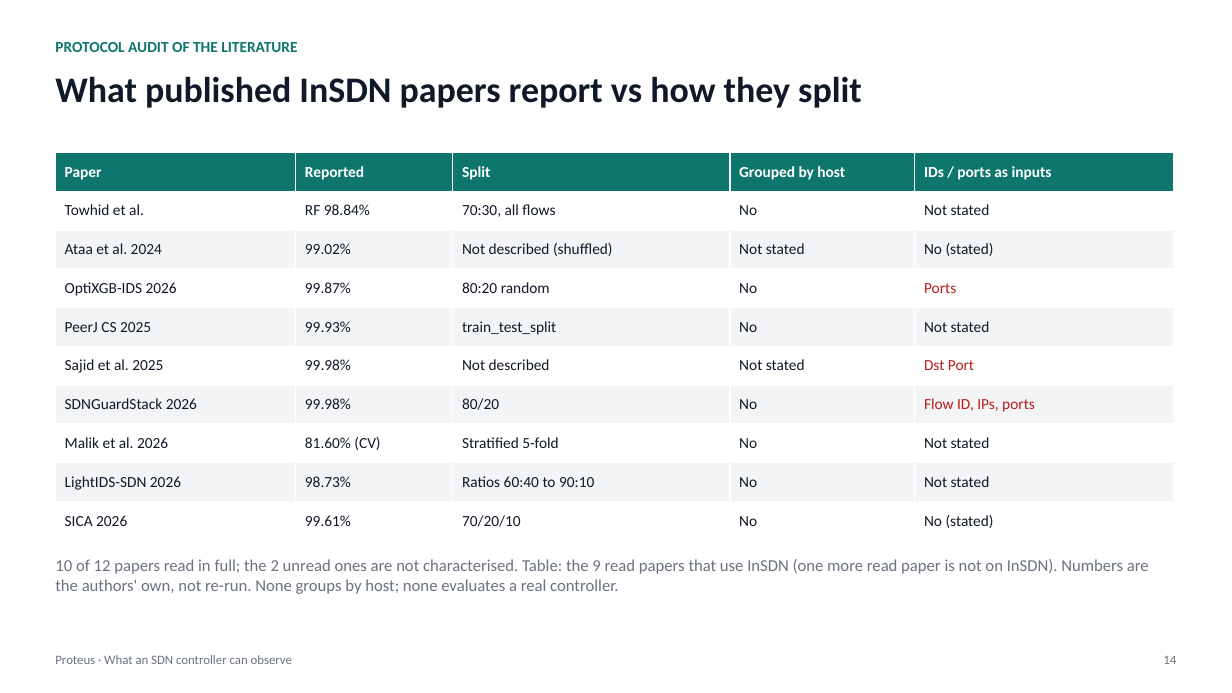
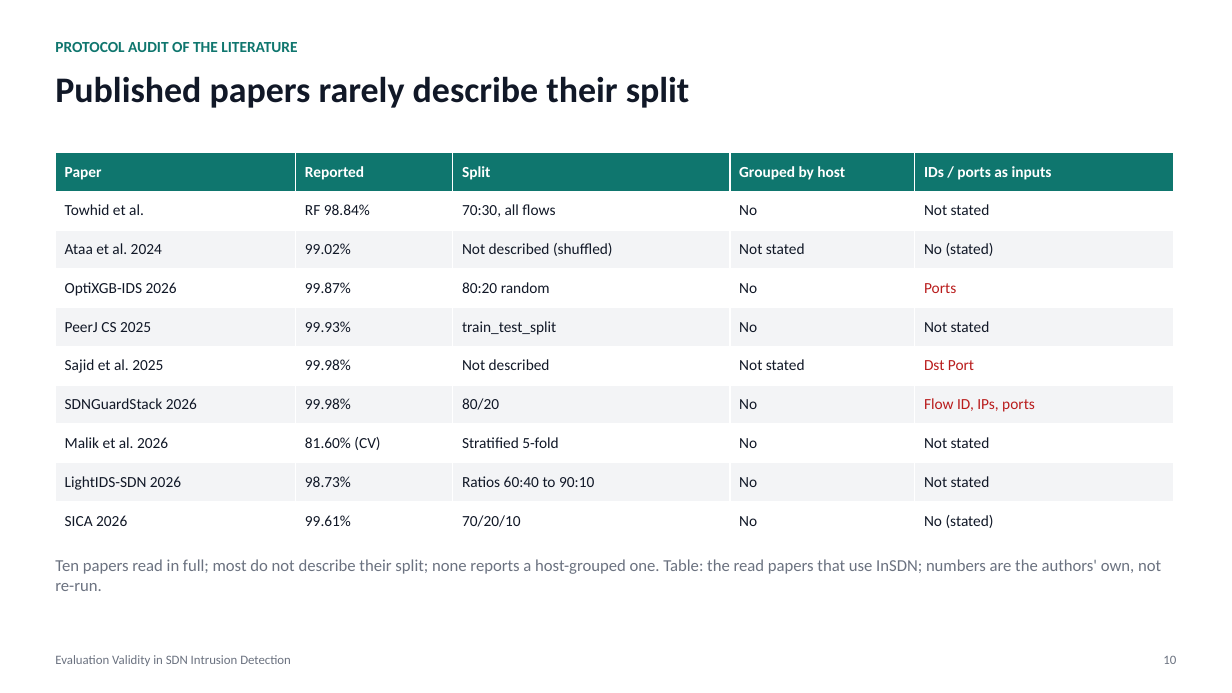
Before and after one commit to adhyan-jain/Proteus, a slide deck: slide 10 of research/insdn_controller/PRESENTATION.pptx (slide 14 before the commit). Drawn at 1232x693 pixels with LibreOffice and Linux fonts; fonts in the diff are those of the drawing. Boxes give left, top, right and bottom in pixels: in the first picture for what was removed or moved away, otherwise in the second. Text is boxed around its words. In the diff, an @@ line names an element or a change of style, - is before the commit and + after.

Commit message:
Deck: rebuild as 14 slides mirroring the paper (contributions, pipeline, audit, host structure on two datasets, limitations)

```diff
--- a/research/insdn_controller/PRESENTATION.pptx
+++ b/research/insdn_controller/PRESENTATION.pptx
@@ text at bbox=[55, 76, 690, 108]: text changed @@
-What published InSDN papers report vs how they split
+Published papers rarely describe their split
@@ text at bbox=[55, 559, 1161, 591]: text changed @@
-10 of 12 papers read in full; the 2 unread ones are not characterised. Table: the 9 read papers that use InSDN (one more read paper is not on InSDN). Numbers are the authors' own, not re-run. None groups by host; none evaluates a real controller.
+Ten papers read in full; most do not describe their split; none reports a host-grouped one. Table: the read papers that use InSDN; numbers are the authors' own, not re-run.
@@ text at bbox=[55, 655, 291, 666]: text changed @@
-Proteus · What an SDN controller can observe
+Evaluation Validity in SDN Intrusion Detection
@@ text at bbox=[1163, 656, 1176, 664]: text changed @@
-14
+10
```
Also in this commit, not shown: 9 other slides changed, 4 slides added, 8 slides removed, 1 other file.
